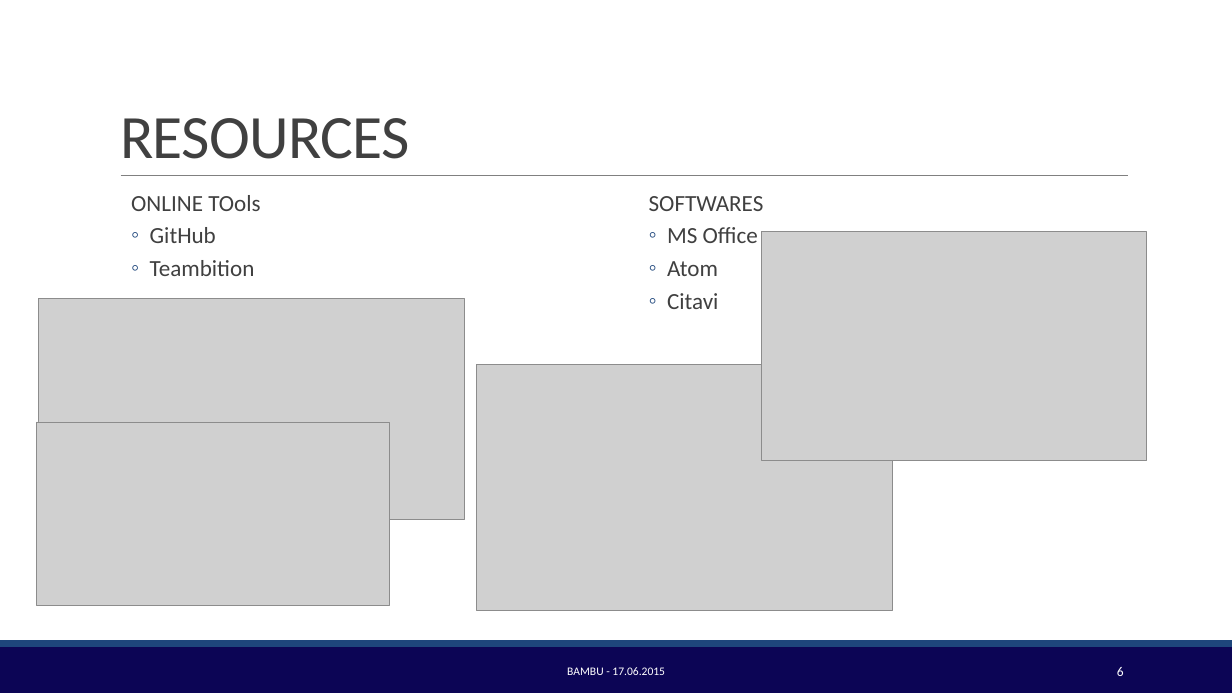
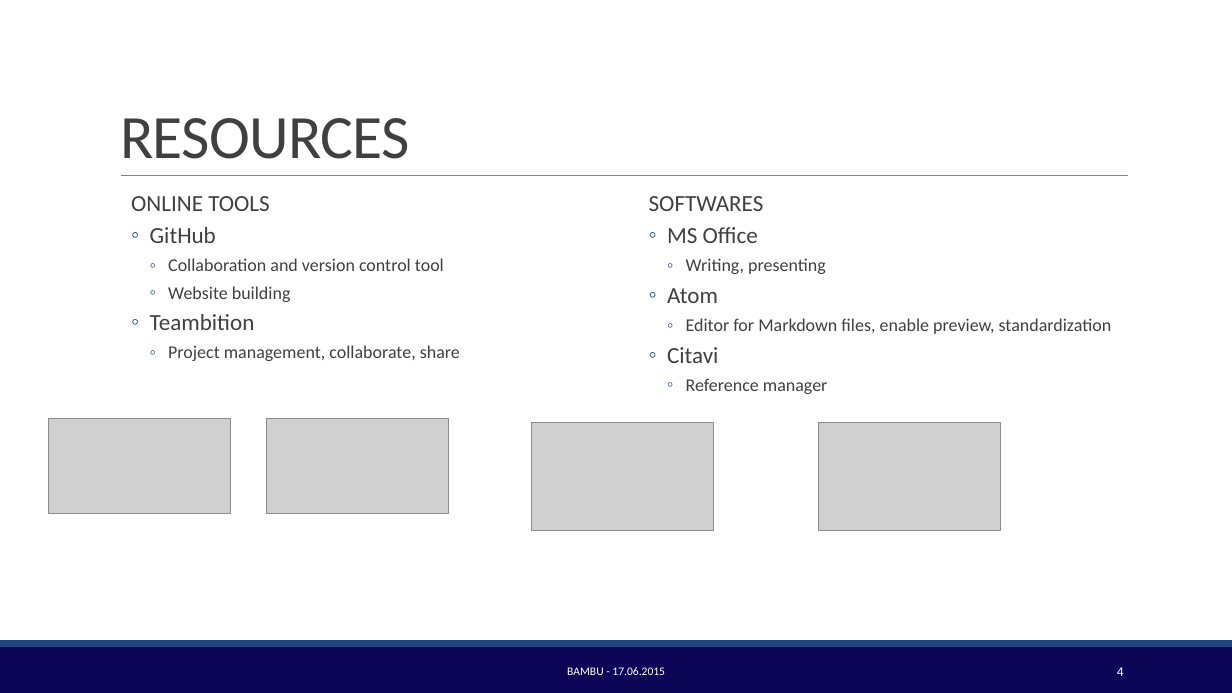
Before and after one commit to BambuGMS/Industry-Analysis-Report, a slide deck: slide 5 of Assignments/Presentations/2015.06.14_Presentation.pptx (slide 6 before the commit). Drawn at 1232x693 pixels with LibreOffice and Linux fonts; fonts in the diff are those of the drawing; grey boxes stand for pictures; background and template pictures are left out. Boxes give left, top, right and bottom in pixels: in the first picture for what was removed or moved away, otherwise in the second. Text is boxed around its words. In the diff, an @@ line names an element or a change of style, - is before the commit and + after.

```diff
--- a/Assignments/Presentations/2015.06.14_Presentation.pptx
+++ b/Assignments/Presentations/2015.06.14_Presentation.pptx
@@ text at (131,196,269,211): text changed @@
-  ONLINE TOols
+  ONLINE TOOLS
@@ text at (168,258,444,302): paragraphs added @@
+    ◦ Collaboration and version control tool
+    ◦ Website building
@@ text at (686,258,826,274): paragraph added @@
+    ◦ Writing, presenting
@@ text at (686,318,1112,334): paragraph added @@
+    ◦ Editor for Markdown files, enable preview, standardization
@@ text at (168,345,460,361): paragraph added @@
+    ◦ Project management, collaborate, share
@@ text at (686,378,828,394): paragraph added @@
+    ◦ Reference manager
@@ picture: place and size @@
-picture at (36,422,389,605)
+picture at (48,419,230,513)
@@ picture: place and size @@
-picture at (39,299,465,520)
+picture at (266,419,448,513)
@@ picture: place and size @@
-picture at (477,364,892,611)
+picture at (531,422,714,531)
@@ picture: place and size @@
-picture at (762,232,1147,461)
+picture at (819,422,1001,531)
@@ text at (1117,667,1124,676): text changed @@
-6
+4
```
Also in this commit, not shown: 7 other slides changed, 1 slide removed.
